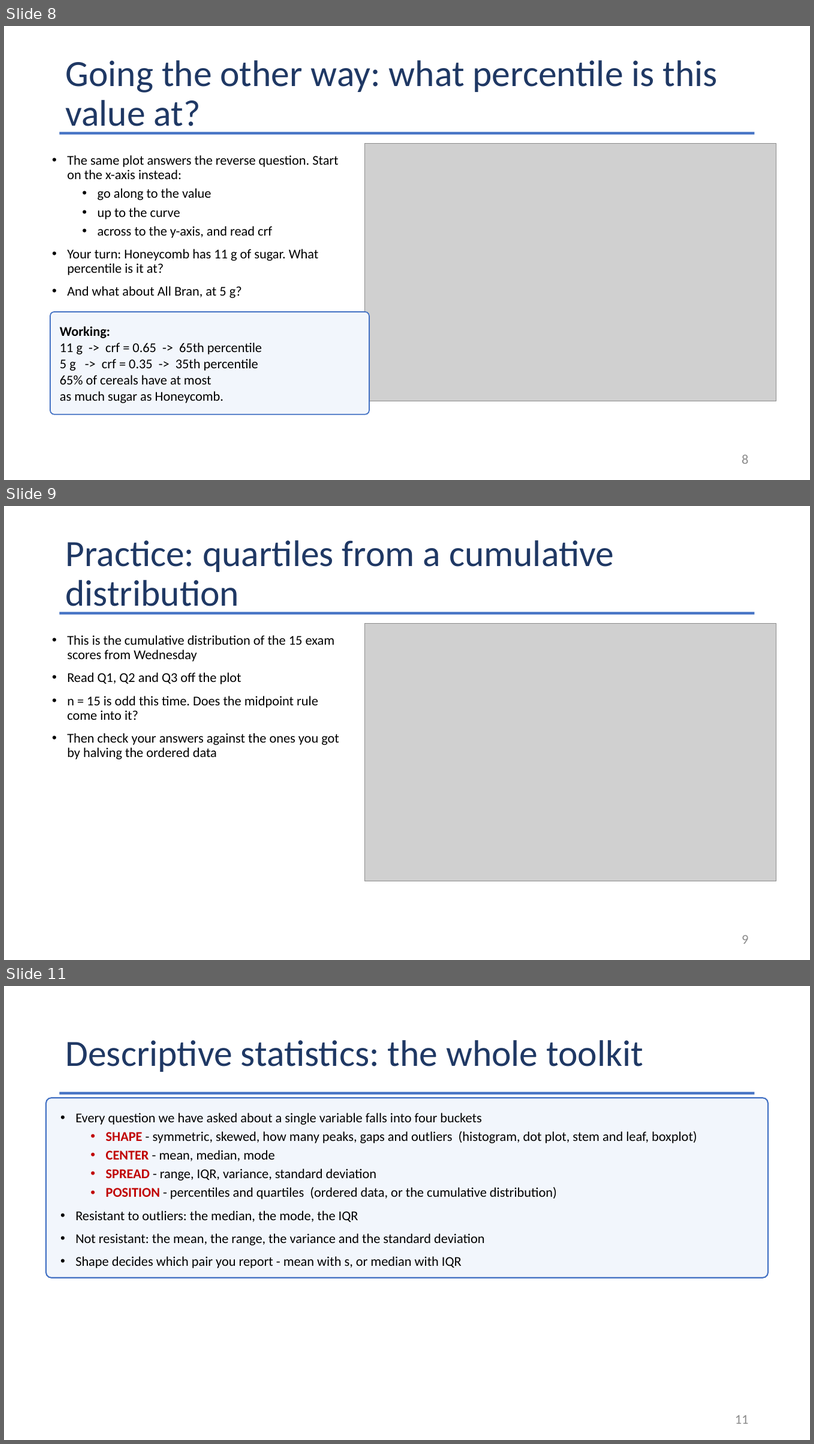
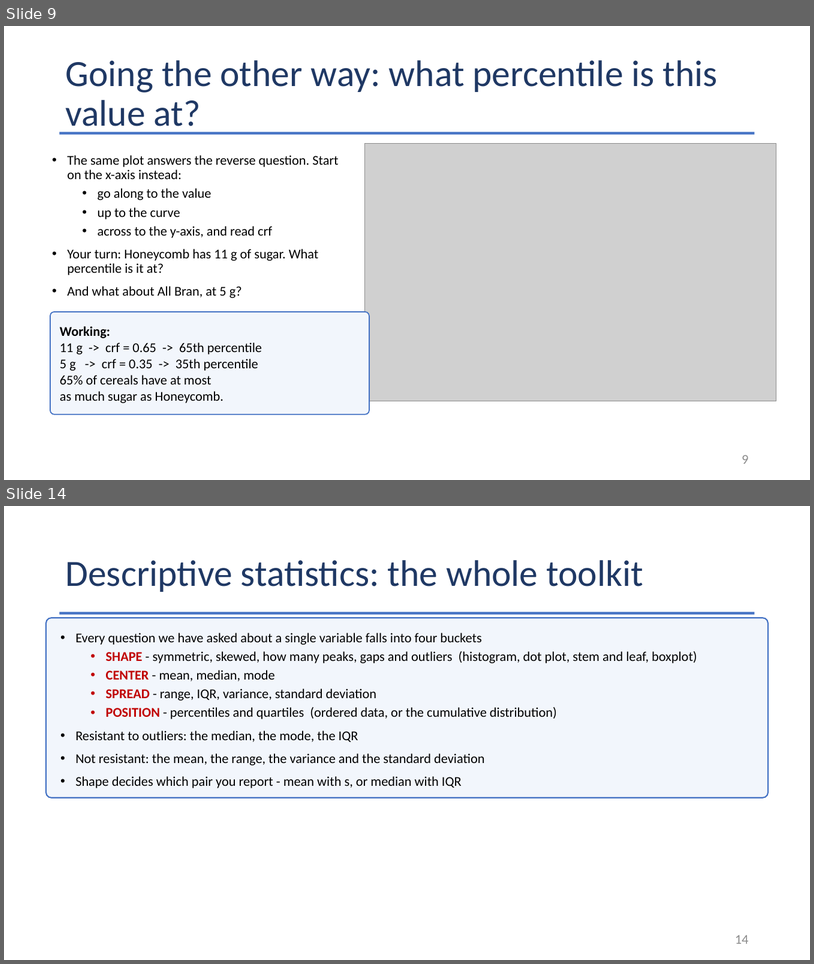
Before and after one commit to Jarred6068/Kvamme_UI_STAT251, a slide deck: docs/lecture_slides/Week 3/Week3_Lecture7_Slides_9_11_2026.pptx. Shown one above the other, each under a label of ours: slides 8, 9 and 11 before the commit, slides 9 and 14 after it; the slides between them are not shown. The pictures are 814x1444 and 814x964 pixels, drawn with LibreOffice and Linux fonts; fonts in the diff are those of the drawing; grey boxes stand for pictures. Boxes give left, top, right and bottom in pixels: in the first picture for what was removed or moved away, otherwise in the second. Text is boxed around its words. In the diff, an @@ line names an element or a change of style, - is before the commit and + after.

```diff
--- a/docs/lecture_slides/Week 3/Week3_Lecture7_Slides_9_11_2026.pptx
+++ b/docs/lecture_slides/Week 3/Week3_Lecture7_Slides_9_11_2026.pptx
@@ slide 9 removed at bbox=[4, 506, 810, 960], background #FFFFFF @@
@@ title removed at bbox=[65, 540, 614, 615] @@
-Practice: quartiles from a cumulative distribution
@@ rectangle removed at bbox=[60, 612, 755, 614] @@
@@ picture removed at bbox=[365, 624, 777, 880] @@
@@ text removed at bbox=[67, 635, 339, 759] @@
-• This is the cumulative distribution of the 15 exam scores from Wednesday
-• Read Q1, Q2 and Q3 off the plot
-• n = 15 is odd this time. Does the midpoint rule come into it?
-• Then check your answers against the ones you got by halving the ordered data
@@ page number removed at bbox=[742, 934, 749, 943] @@
-9
@@ what was slide 8 is now slide 9 @@
@@ page number at bbox=[742, 454, 749, 463]: text changed @@
-8
+9
@@ what was slide 11 is now slide 14 @@
@@ page number at bbox=[735, 934, 749, 943]: text changed @@
-11
+14
```
Also in this commit, not shown: 1 slide changed, 4 slides added, 42 other files.
